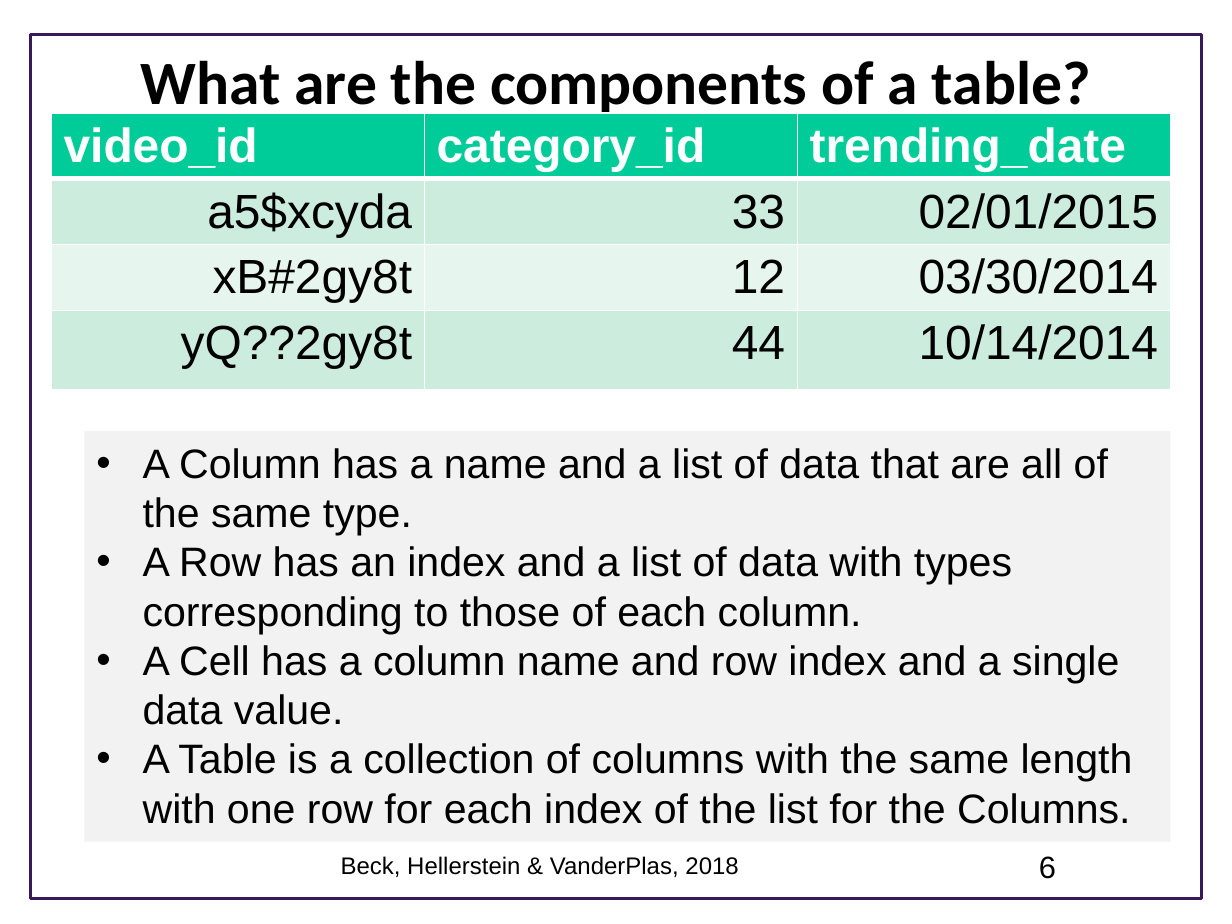
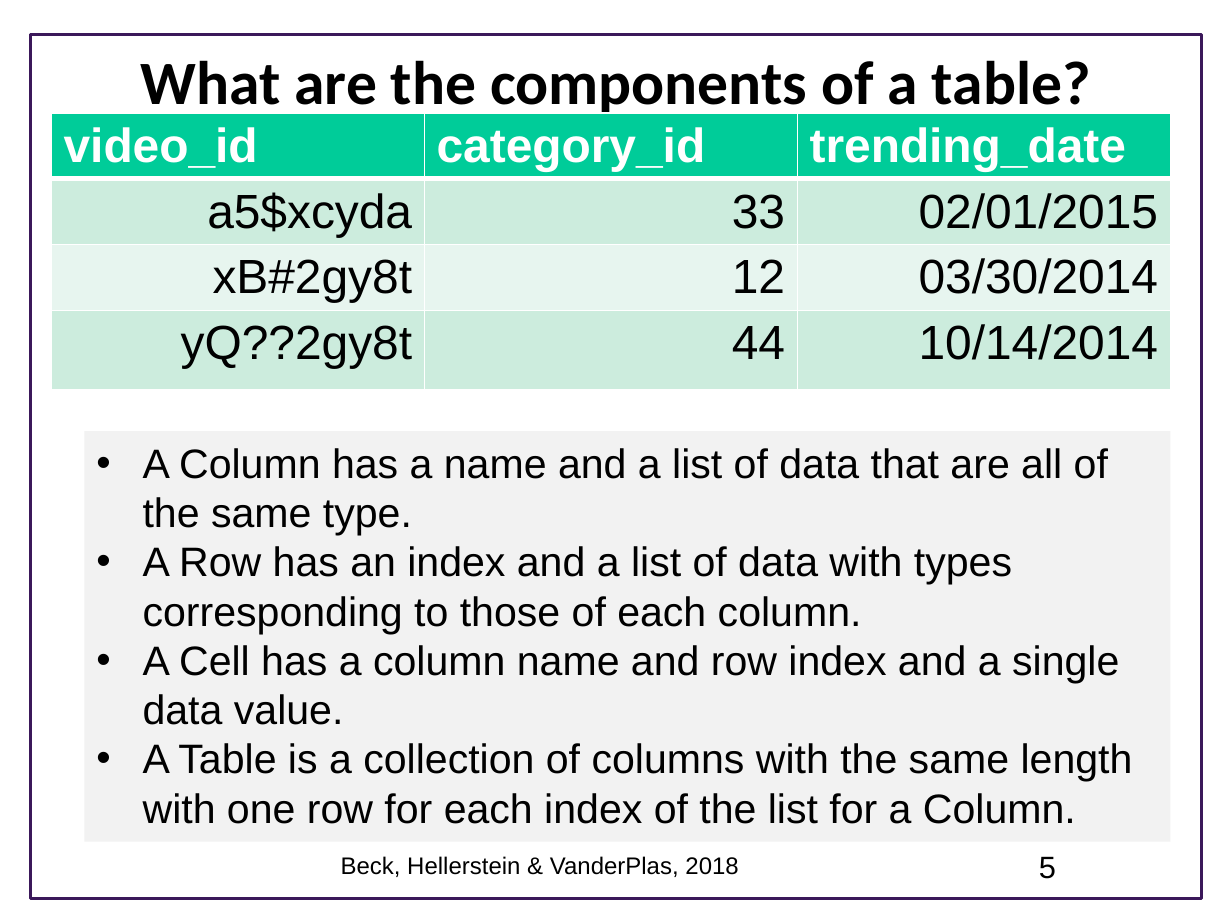
Before and after one commit to UWSEDS/LectureNotes, a slide deck: slide 5 of Data-Essentials/01c-Data-Essentials.pptx (slide 6 before the commit). Drawn at 1232x924 pixels with LibreOffice and Linux fonts; fonts in the diff are those of the drawing; background and template pictures are left out. Boxes give left, top, right and bottom in pixels: in the first picture for what was removed or moved away, otherwise in the second. Text is boxed around its words. In the diff, an @@ line names an element or a change of style, - is before the commit and + after.

```diff
--- a/Data-Essentials/01c-Data-Essentials.pptx
+++ b/Data-Essentials/01c-Data-Essentials.pptx
@@ text in rectangle at box(143, 743, 1133, 824): text changed @@
-• A Table is a collection of columns with the same length with one row for each index of the list for the Columns.
+• A Table is a collection of columns with the same length with one row for each index of the list for a Column.
@@ page number at box(1039, 856, 1056, 879): text changed @@
-6
+5
```
Also in this commit, not shown: 5 other slides changed, 2 slides removed.
